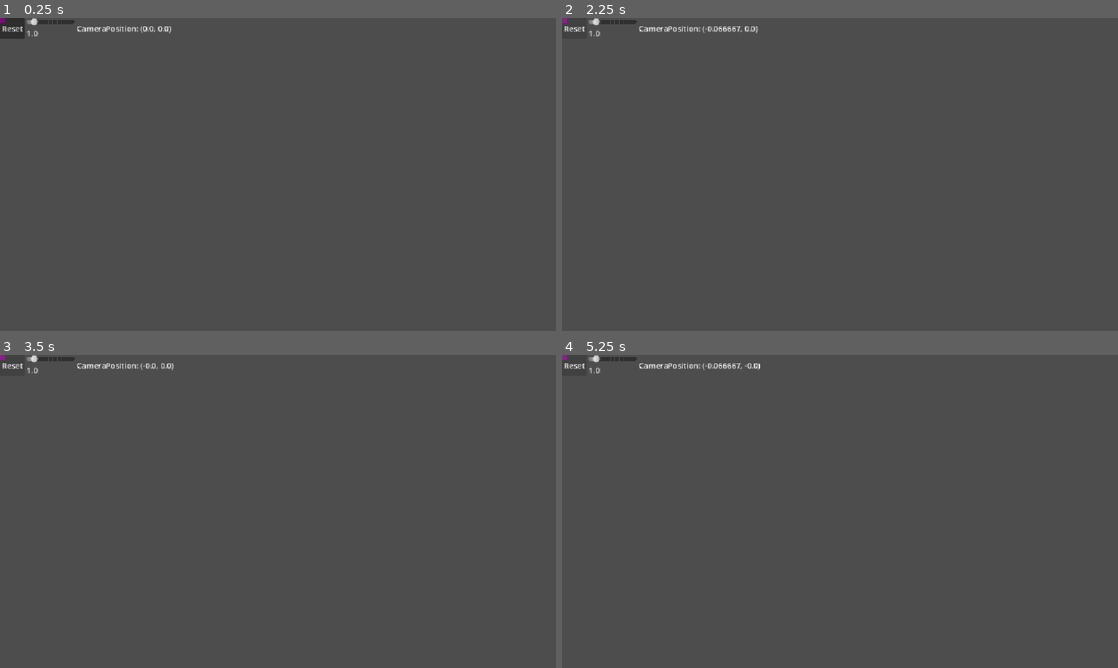
Above: before the commit, frames 1-4 (two rows, left to right).
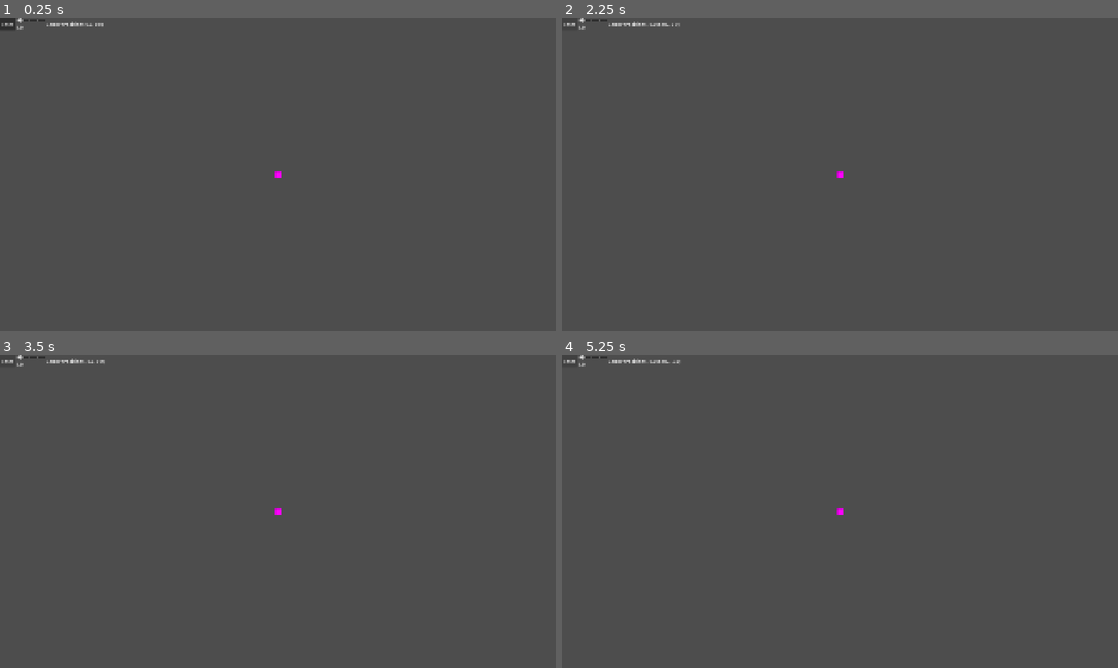
Above: after the commit, the same moments.

Repository: JadonZufall/magic_automation
Game: Godot game, scene res://scenes/scene_loader.tscn
The game is run twice, just before and just after one commit, with the same random seed, the same clock (stepped at 60 frames per second) and the same inputs.
Inputs:
- Up to frame 1 (0.25 s): no input
- Up to frame 2 (2.25 s): tap Enter at 0.5 s; tap S (camera_down) at 0.6 s; click "Reset" at 1.25 s; tap A (camera_left) at 2.1 s
- Up to frame 3 (3.5 s): tap D (camera_right) at 2.85 s
- Up to frame 4 (5.25 s): tap W (camera_up) at 3.6 s; tap S (camera_down) at 4.35 s; tap A (camera_left) at 5.1 s

The runs differ from the first frame. In frame 1, 0.6% of the frame differs, in the area x 0-51%, y 0-52%; in frame 2, 0.6%; in frame 3, 0.5%; in frame 4, 0.6%.

Commit message:
added tracking component for camera

Diff:
--- a/project.godot
+++ b/project.godot
@@ -22,6 +22,8 @@
 
 [display]
 
+window/size/viewport_width=1920
+window/size/viewport_height=1080
 window/stretch/mode="canvas_items"
 window/stretch/aspect="expand"
 
--- a/scenes/camera_entity.tscn
+++ b/scenes/camera_entity.tscn
@@ -2,15 +2,15 @@
 
 [ext_resource type="Script" uid="uid://c7cjjr6157lkn" path="res://src/entity.gd" id="1_wblhg"]
 [ext_resource type="Script" uid="uid://c8lq7wp2ac6ja" path="res://src/camera_controller.gd" id="2_a8y87"]
+[ext_resource type="Script" uid="uid://dh61nk6e63e4t" path="res://src/components/tracking_component.gd" id="2_ug18w"]
 
 [node name="CameraEntity" type="Node2D" unique_id=664916455]
 script = ExtResource("1_wblhg")
 metadata/_custom_type_script = "uid://c7cjjr6157lkn"
 
-[node name="Camera2D" type="Camera2D" parent="." unique_id=1299680433 node_paths=PackedStringArray("debug_label", "debug_reset", "debug_speed", "debug_speed_value")]
-anchor_mode = 0
+[node name="TrackingComponent" type="Node" parent="." unique_id=18244148]
+script = ExtResource("2_ug18w")
+metadata/_custom_type_script = "uid://dh61nk6e63e4t"
+
+[node name="Camera2D" type="Camera2D" parent="." unique_id=1299680433]
 script = ExtResource("2_a8y87")
-debug_label = NodePath("")
-debug_reset = NodePath("")
-debug_speed = NodePath("")
-debug_speed_value = NodePath("")
--- a/scenes/scene_loader.tscn
+++ b/scenes/scene_loader.tscn
@@ -1,9 +1,11 @@
 [gd_scene format=3 uid="uid://dyh8f5p10p7hl"]
 
-[ext_resource type="PackedScene" uid="uid://cmyv21whclhyb" path="res://scenes/camera_entity.tscn" id="1_m85m7"]
+[ext_resource type="Script" uid="uid://bd1gdb41o0vas" path="res://src/scene_loader.gd" id="1_m85m7"]
+[ext_resource type="PackedScene" uid="uid://cmyv21whclhyb" path="res://scenes/camera_entity.tscn" id="2_js0ie"]
 [ext_resource type="PackedScene" uid="uid://cpfkw5i3bua6b" path="res://scenes/player_entity.tscn" id="2_m85m7"]
 
 [node name="SceneLoader" type="Node" unique_id=530976482]
+script = ExtResource("1_m85m7")
 
 [node name="Systems" type="Node" parent="." unique_id=88673374]
 
@@ -12,9 +14,12 @@
 [node name="Entities" type="Node2D" parent="World2D" unique_id=466759136]
 unique_name_in_owner = true
 
-[node name="CameraEntity" parent="World2D/Entities" unique_id=664916455 instance=ExtResource("1_m85m7")]
+[node name="CameraEntity" parent="World2D/Entities" unique_id=664916455 instance=ExtResource("2_js0ie")]
 
-[node name="Camera2D" parent="World2D/Entities/CameraEntity" index="0" unique_id=1299680433 node_paths=PackedStringArray("debug_label", "debug_reset", "debug_speed", "debug_speed_value")]
+[node name="TrackingComponent" parent="World2D/Entities/CameraEntity" index="0" unique_id=18244148 node_paths=PackedStringArray("target")]
+target = NodePath("../../PlayerEntity")
+
+[node name="Camera2D" parent="World2D/Entities/CameraEntity" index="1" unique_id=1299680433 node_paths=PackedStringArray("debug_label", "debug_reset", "debug_speed", "debug_speed_value")]
 debug_label = NodePath("../../../../DebugLayer/Control/HBoxContainer/DebugCameraPosition")
 debug_reset = NodePath("../../../../DebugLayer/Control/HBoxContainer/DebugResetCameraPositionButton")
 debug_speed = NodePath("../../../../DebugLayer/Control/HBoxContainer/VBoxContainer/CameraSpeedSlider")
@@ -75,3 +80,4 @@
 text = "<DebugCameraPosition>"
 
 [editable path="World2D/Entities/CameraEntity"]
+[editable path="World2D/Entities/PlayerEntity"]
--- a/src/component.gd
+++ b/src/component.gd
@@ -1,3 +1,8 @@
 @abstract
 @icon("uid://dqb6wu6a1srdo")
 class_name Component extends Node
+
+
+var entity: Entity:
+	get():
+		return get_parent() as Entity
--- /dev/null
+++ b/src/components/tracking_component.gd
@@ -0,0 +1,9 @@
+@tool
+class_name TrackingComponent extends Component
+
+
+@export var target: Node2D
+
+func _physics_process(_delta: float) -> void:
+	if target:
+		entity.global_position = target.global_position
Not shown, added: src/components/tracking_component.gd.uid
